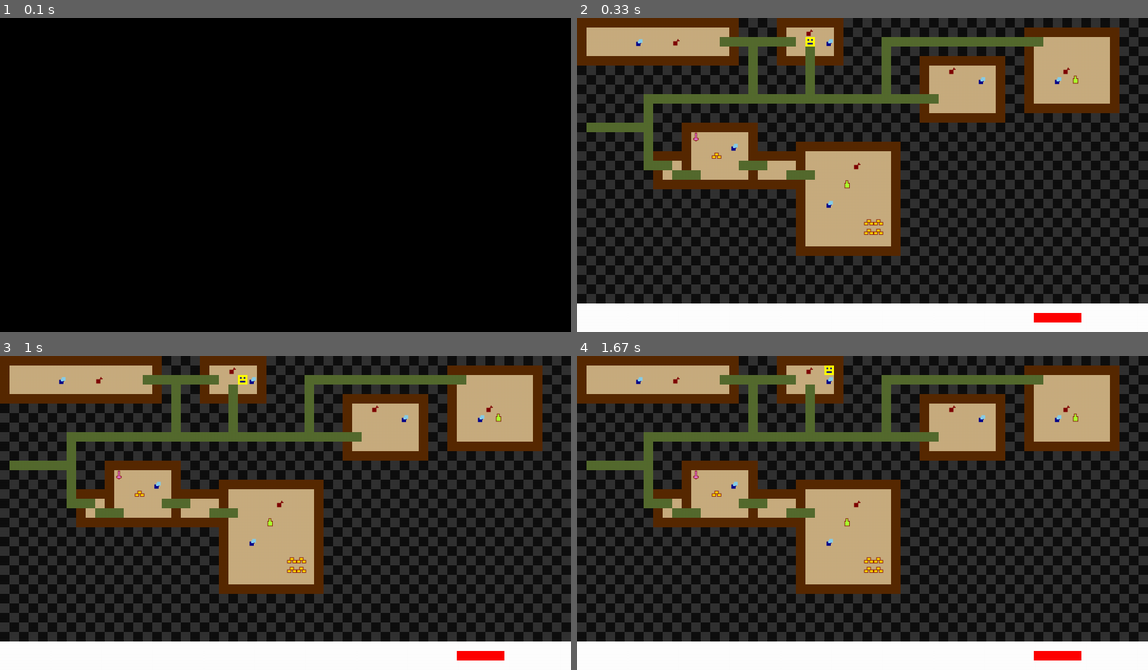
Above: before the commit, frames 1-4 (two rows, left to right).
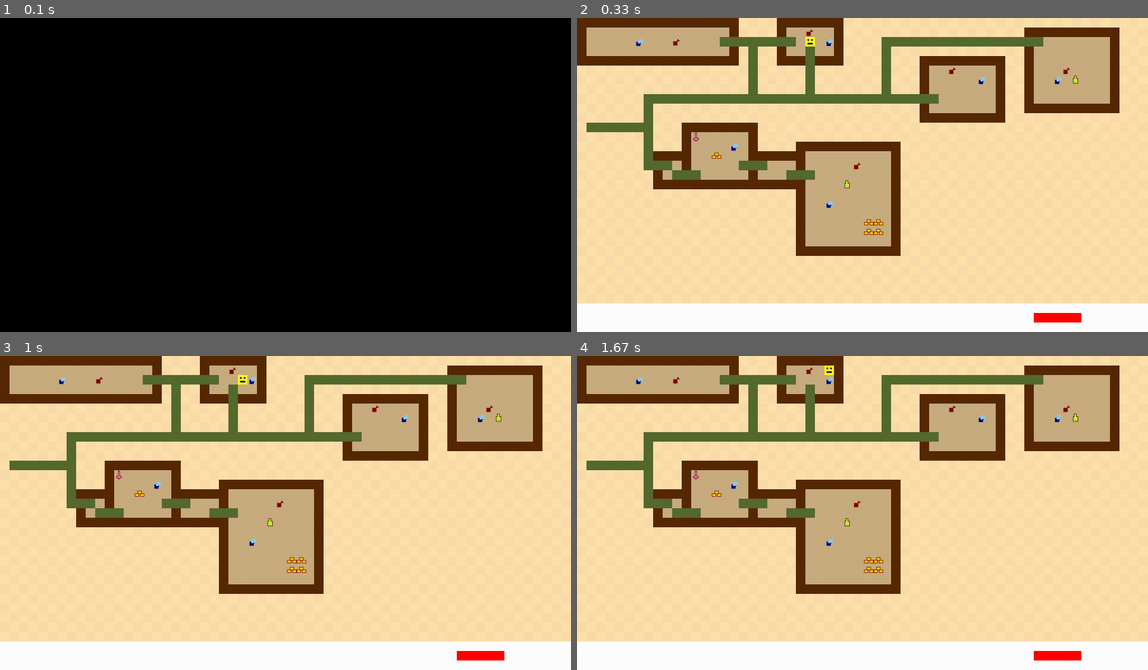
Above: after the commit, the same moments.

Repository: alice-ch/AP_Hackathon
Game: pygame game, started from main.py
Same seed, same stepped clock (60 frames per second), same inputs: the game is played once before the commit and once after it.
Inputs:
- Up to frame 1 (0.1 s): no input
- Up to frame 2 (0.33 s): no input
- Up to frame 3 (1 s): hold Right 0.33-0.8 s; hold Up from 0.83 s (still down)
- Up to frame 4 (1.67 s): release Up at 1.27 s; hold Right from 1.3 s (still down)

Frame 1 is identical in both runs. In frame 2, 62% of the frame differs, in the area x 0-100%, y 0-91%; in frame 3, 62%; in frame 4, 62%.

Commit message:
yziojrqgmdosf

Diff:
--- a/main.py
+++ b/main.py
@@ -2,13 +2,13 @@
 import random
 import numpy as np
 
-SCREEN_COLOR = (50, 50, 50)
+SCREEN_COLOR = (250, 220, 170)
 SCREEN_WIDTH = 1080
 SCREEN_HEIGHT = 540
 CLOCK_FREQUENCY = 5
 
 TILES_SIZE = 18
-TILES_COLOR = (15, 15, 15)
+TILES_COLOR = (255, 225, 170)
 
 NUMBER_OF_TILES_HEIGHT = SCREEN_HEIGHT // TILES_SIZE
 NUMBER_OF_TILES_WIDTH = SCREEN_WIDTH // TILES_SIZE
